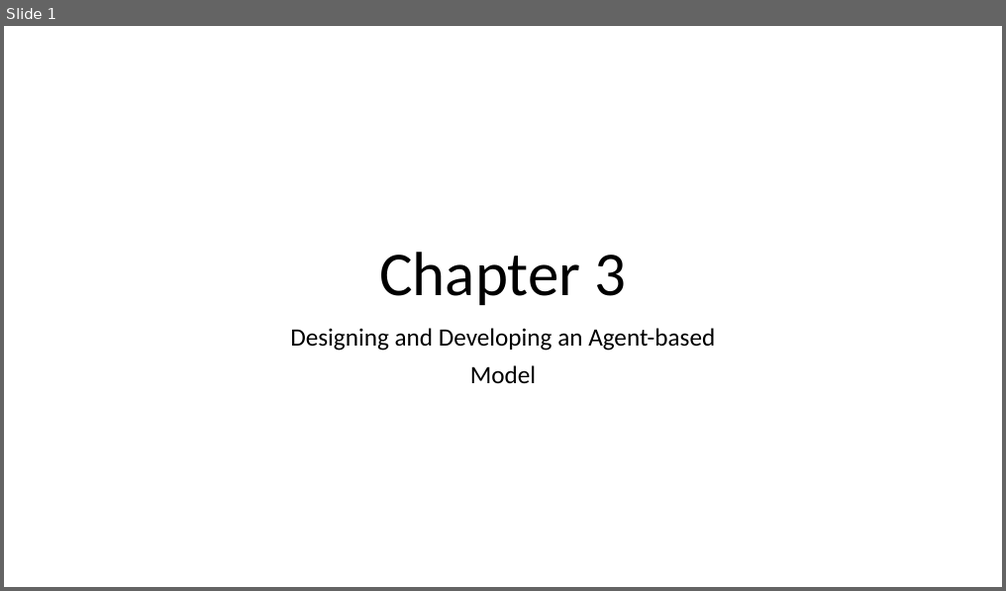
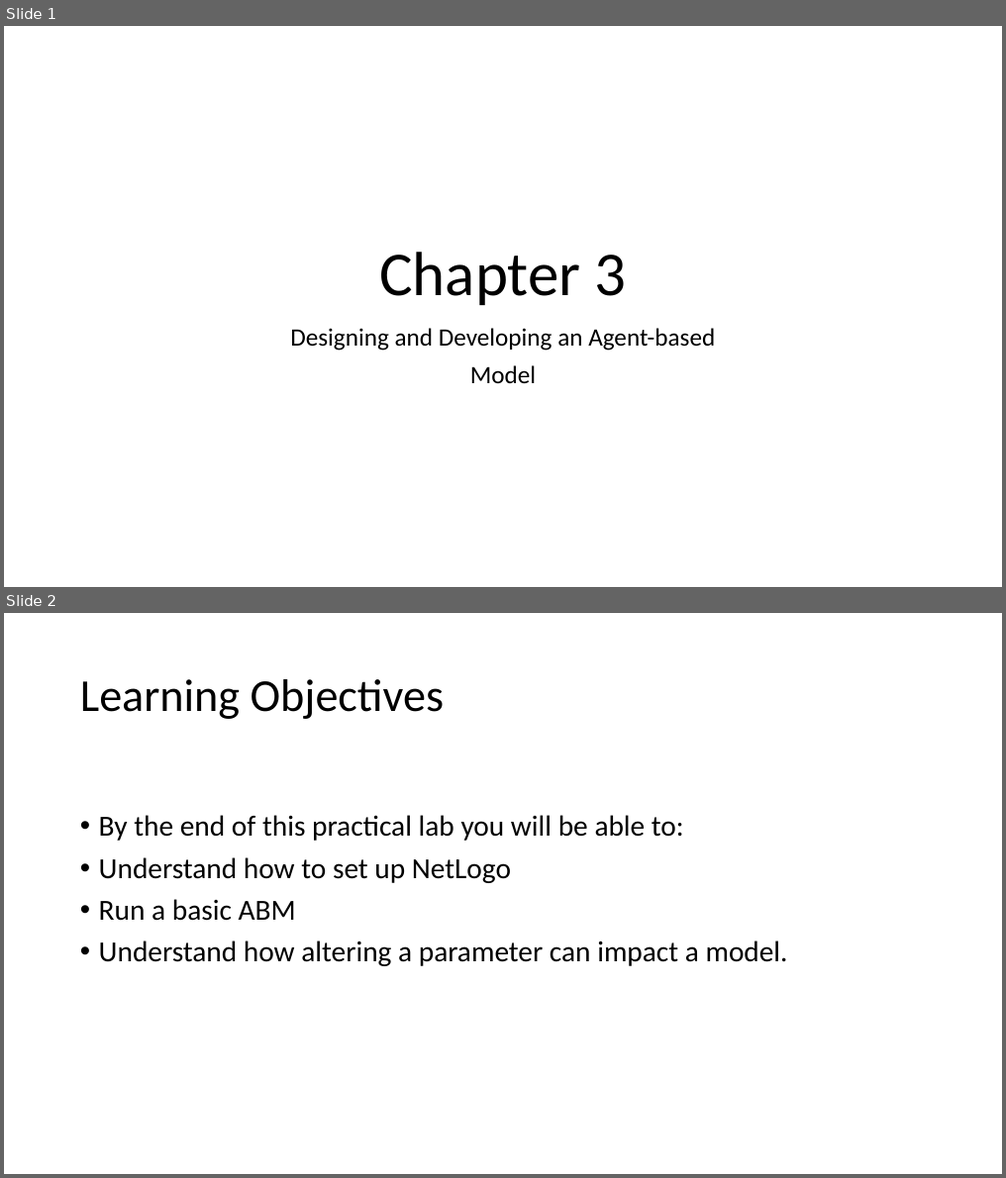
Before and after one commit to abmgis/abmgis, a slide deck: Chapter03-DevelopingABM/Chapter3_Tutorial.pptx. Shown one above the other, each under a label of ours: slide 1 before the commit, slides 1 and 2 after it. The pictures are 1006x591 and 1006x1178 pixels, drawn with LibreOffice and Linux fonts; fonts in the diff are those of the drawing. Boxes give left, top, right and bottom in pixels: in the first picture for what was removed or moved away, otherwise in the second. Text is boxed around its words. In the diff, an @@ line names an element or a change of style, - is before the commit and + after.

Commit message:
Added learning objectives

```diff
--- a/Chapter03-DevelopingABM/Chapter3_Tutorial.pptx
+++ b/Chapter03-DevelopingABM/Chapter3_Tutorial.pptx
@@ slide 2 added at [4,613,1002,1174], background #FFFFFF @@
@@ title added at [80,679,445,719], 44 pt, text #000000 @@
+Learning Objectives
@@ text added at [99,815,788,966], 28 pt, text #000000 @@
+• By the end of this practical lab you will be able to:
+• Understand how to set up NetLogo
+• Run a basic ABM
+• Understand how altering a parameter can impact a model.
```
Also in this commit, not shown: 3 other files.
